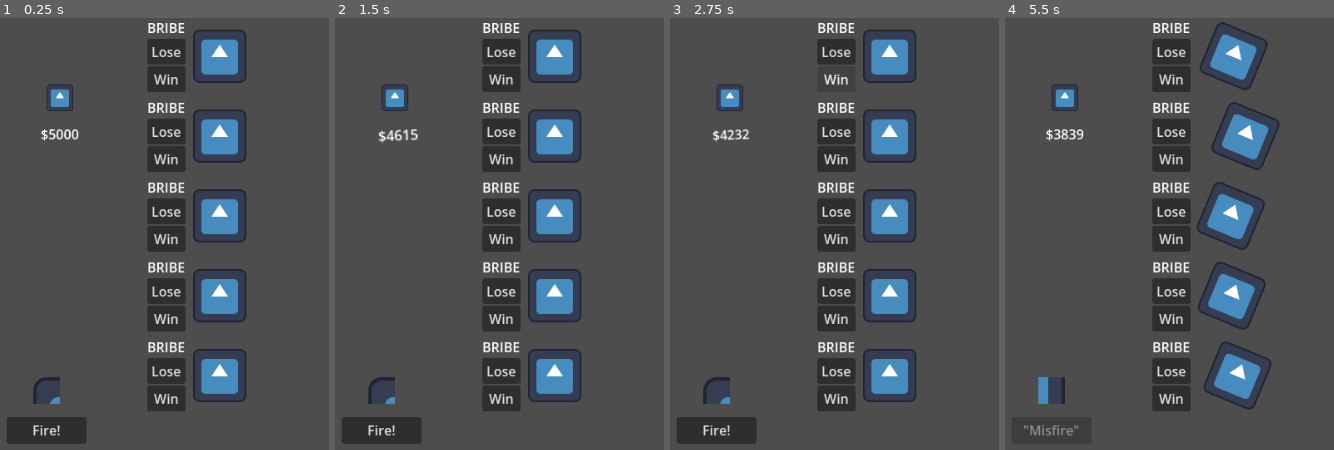
Above: before the commit, frames 1-4 (left to right).
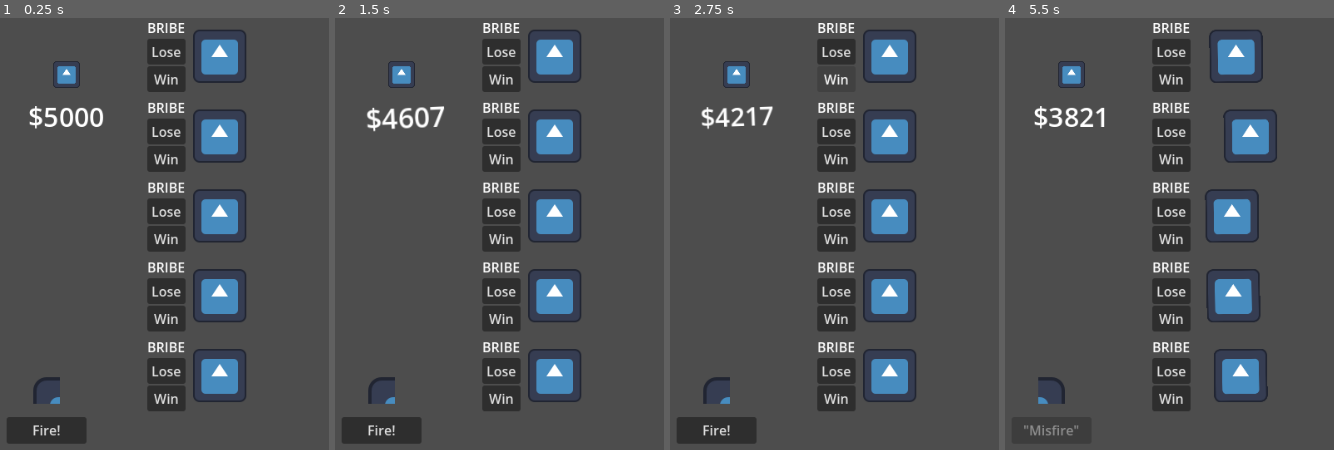
Above: after the commit, the same moments.

Repository: zlounsberry/RedEye-LD59
Game: Godot game, scene res://scenes/main.tscn
Same seed, same stepped clock (60 frames per second), same inputs: the game is played once before the commit and once after it. The engine's default icon, where the game draws it, is replaced by a stand-in: a white triangle on a blue panel in a dark square.
Inputs (mouse positions are in pixels of both pictures, inside the frame that each line leads up to):
- Up to frame 1 (0.25 s): no input
- Up to frame 2 (1.5 s): click "Lose" at 0.5 s; move the mouse to (outside the picture) at 1.27 s
- Up to frame 3 (2.75 s): click "Win" at 2 s
- Up to frame 4 (5.5 s): move the mouse to (1225, 264) at 2.77 s; click "Fire!" at 3.5 s; click "Lose" at 4.25 s; move the mouse to (outside the picture) at 5.02 s

The runs differ from the first frame. In frame 1, 1.3% of the frame differs, in the area x 8-32%, y 9-29%; in frame 2, 1.4%; in frame 3, 1.3%; in frame 4, 5.5%, in the area x 8-84%, y 0-91%.

Commit message:
unique name fix

Diff:
--- a/scenes/main.tscn
+++ b/scenes/main.tscn
@@ -63,4 +63,4 @@
 position = Vector2(80, 448)
 
 [node name="MoneyUi" parent="." unique_id=1327274327 instance=ExtResource("4_jyhfs")]
-position = Vector2(64, 64)
+position = Vector2(56, 32)
--- a/scenes/menus/money_ui.tscn
+++ b/scenes/menus/money_ui.tscn
@@ -95,18 +95,19 @@
 
 [node name="MarginContainer" type="MarginContainer" parent="." unique_id=1329728454]
 custom_minimum_size = Vector2(64, 64)
-offset_right = 64.0
+offset_right = 96.0
 offset_bottom = 64.0
 
 [node name="Sprite2D" type="Sprite2D" parent="MarginContainer" unique_id=20629298]
-position = Vector2(32, 32)
+position = Vector2(48, 36)
 scale = Vector2(0.25, 0.25)
 texture = ExtResource("2_cqbj6")
 
 [node name="MoneyCount" type="Label" parent="." unique_id=346007995]
 offset_top = 64.0
-offset_right = 64.0
-offset_bottom = 87.99985
+offset_right = 96.0
+offset_bottom = 109.0
+theme_override_font_sizes/font_size = 32
 text = "$1000"
 horizontal_alignment = 1
 vertical_alignment = 1
--- a/scripts/horf.gd
+++ b/scripts/horf.gd
@@ -23,9 +23,10 @@
 var horf_name_first: String
 var horf_name_last: String
 
-var speed_modifier_delta_on_bribe: float = randf_range(0.025, 0.05)
-var lock_in_delta_on_bribe: float = randf_range(0.025, 0.05)
-var cost_to_bribe: int = randi_range(100, 500)
+var speed_modifier_delta_on_bribe: float = randf_range(0.005, 0.0075)
+var lock_in_delta_on_bribe: float = randf_range(0.035, 0.075)
+var cost_to_bribe: int = randi_range(250, 750)
+var name_is_unique: bool = false
 
 
 func _ready() -> void:
@@ -41,13 +42,28 @@
 	speed_low = GameData.HORF_DICT[horf_id]["low_speed"]
 	speed_high = GameData.HORF_DICT[horf_id]["high_speed"]
 	lock_in_likelihood = GameData.HORF_DICT[horf_id]["lock_in_likelihood"]
+	_assign_name()
+	if not name_is_unique:
+		print("running again for ", self)
+		_assign_name()
+	_populate_stats_popup()
+
+
+func _assign_name() -> void:
 	var first_name_array: Array = GameData.HORF_FIRST_NAME_ARRAY.duplicate()
 	var last_name_array: Array = GameData.HORF_LAST_NAME_ARRAY.duplicate()
 	first_name_array.shuffle()
 	last_name_array.shuffle()
 	horf_name_first = first_name_array[0]
 	horf_name_last = last_name_array[0]
-	_populate_stats_popup()
+	for horf_child in get_tree().get_nodes_in_group("horf"):
+		if horf_child.horf_name_first == horf_name_first and horf_child.horf_name_last == horf_name_last:
+			if not horf_child == self:
+				name_is_unique = false
+				prints(horf_name_first, horf_name_last, "taken for", self, "by", horf_child)
+				return
+	print("name not taken!")
+	name_is_unique = true
 
 
 func _connect_signals() -> void:
@@ -92,6 +108,7 @@
 		lock_in_likelihood += lock_in_delta_on_bribe
 	speed_low *= speed_modifier
 	speed_high *= speed_modifier
+	_populate_stats_popup()
 
 
 func _race_start() -> void:
--- a/scripts/stats_popup.gd
+++ b/scripts/stats_popup.gd
@@ -18,9 +18,9 @@
 var lock_in_likelihood: float
 var horf_id: int
 var odds_to_one: int
-var modifier_delta_on_bribe: int
 var horf_name_first: String
 var horf_name_last: String
+var modifier_delta_on_bribe: int
 var lock_in_delta_on_bribe: int
 var cost_to_bribe: int
 
@@ -28,11 +28,11 @@
 func populate_text() -> void:
 	name_label.text = str(horf_name_first, " ", horf_name_last)
 	odds_label.text = str("Odds: ", odds_to_one, ":1")
-	speed_label.text = str("Speed: ", speed_low, " - ", speed_high)
-	focus_label.text = str("Focus: ", lock_in_likelihood)
-	bribe_cost_label.text = str("Cost to Bribe: $", cost_to_bribe)
-	bribe_amount_speed.text = str("Bribe Speed Impact: ", modifier_delta_on_bribe)
-	bribe_amount_focus.text = str("Bribe Focus Impact: ", lock_in_delta_on_bribe)
+	speed_label.text = str("Speed: ", str(speed_low).left(4), " - ", str(speed_high).left(4))
+	focus_label.text = str("Focus: ", str(lock_in_likelihood).left(4))
+	bribe_cost_label.text = str("Cost to Bribe: $", str(cost_to_bribe).left(4))
+	bribe_amount_speed.text = str("Bribe Speed Impact: ", str(modifier_delta_on_bribe).left(4))
+	bribe_amount_focus.text = str("Bribe Focus Impact: ", str(lock_in_delta_on_bribe).left(4))
 
 
 func show_popup() -> void:
